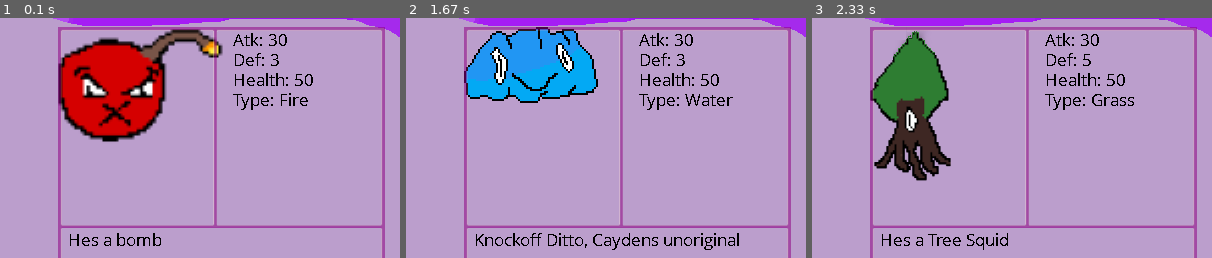
Above: before the commit, frames 1-3 (left to right).
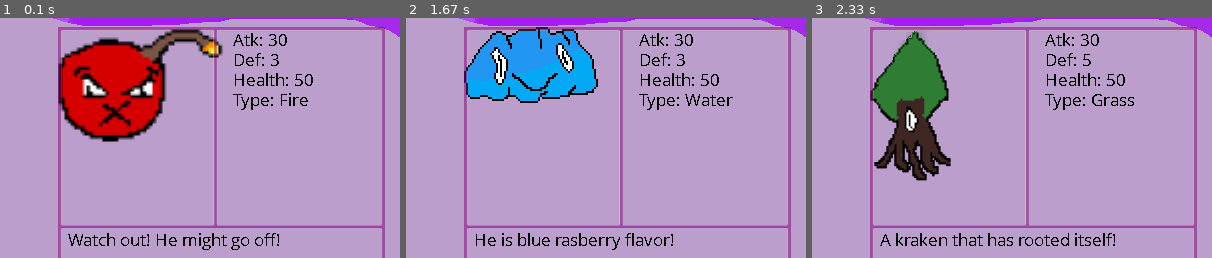
Above: after the commit, the same moments.

Repository: Redwards02/Pokemon-Group-Project
Game: pygame game, started from group project/PokemonLoops.py
Same seed, same stepped clock (60 frames per second), same inputs: the game is played once before the commit and once after it.
Inputs:
- Up to frame 1 (0.1 s): no input
- Up to frame 2 (1.67 s): hold Right 0.33-0.8 s; hold Up 0.83-1.13 s; hold Right 1.17-1.63 s
- Up to frame 3 (2.33 s): hold Left 1.67-2.2 s; hold Down from 2.23 s (still down)
The pictures show only the part of the screen within x 43-93%, y 9-59%; the shares and areas given below are measured in that part.

The runs differ from the first frame. In frame 1, 0.9% of the frame differs, in the area x 17-70%, y 89-97%; in frame 2, 1.1%, in the area x 17-84%, y 89-97%; in frame 3, 1.0%.

Commit message:
Add files via upload

Diff:
--- a/group project/fight.py
+++ b/group project/fight.py
@@ -189,7 +189,7 @@
             return "Nabomb used Fiery Inferno"
 
     def getDescription(self):
-        return "Hes a bomb"
+        return "Watch out! He might go off!"
 
 class Gelator(Pokemon):
     def __init__(self, name = "Gelator", types='Water', atk=30, defense=3, health=50, img = gelatorImg, moveNames = ["Water Gun", "Gelatinous Wave", "Lime Jelly Power", "JelliBomb"],moveImgs = ['WaterGun.png', 'GelatnousWave.png','LimeJellyPower.png','JelliBomb.png']):
@@ -207,7 +207,7 @@
             return "Gelator used JelliBomb"
 
     def getDescription(self):
-        return "Knockoff Ditto, Caydens unoriginal"
+        return "He is blue rasberry flavor!"
 
 class Kroaken(Pokemon):
     def __init__(self,name = 'Kroaken', types='Grass', atk=30, defense=5, health=50, img = kroakenImg, moveNames = ["Vine Whip", "Pine Cone Throw", "Oaky Venom", "Log Smash"], moveImgs =['VineWhip.png','PineConeThrow.png','OakyVenom.png','LogSmash.png'], ballImg = "KroakenBall.png"):
@@ -227,7 +227,7 @@
             return "Kroaken used Log Smash"
 
     def getDescription(self):
-        return "Hes a Tree Squid"
+        return "A kraken that has rooted itself!"
 
 class Eric(Pokemon):
     def __init__(self,name = 'Eric', types='Ghost', atk=30, defense=1, health=50, img = ericImg, moveNames = ["Spirit Bomb", "Absentee Father", "Caspers Revenge", "Spooky Mist"], moveImgs = ['SpiritBomb.png', 'AbsentFather.png','CaspersRevenge.png','SpookyMist.png']):
@@ -245,7 +245,7 @@
             return "Eric used Spooky Mist"
 
     def getDescription(self):
-        return "RIP Eric"
+        return "Had a rough life, not much to say"
 
 class Nachos(Pokemon):
     def __init__(self,name = 'Nachos', types='Psychic', atk=30, defense=5, health=50, img = nachosImg, moveNames = ["To …(183 unchanged characters)…
@@ -263,7 +263,7 @@
         elif attackIndex == 3:
             return "Nachos used Spicy Jalepeno Surprise"
     def getDescription(self):
-        return "Hes a nacho"
+        return "His favorite food in the world is nachos!"
 
 class Brickdoop(Pokemon):
     def __init__(self,name = 'Brickdoop', types='Rock', atk=30, defense=3, health=50, img = brickdoopImg, moveNames = ["Brick Throw", "Big Brick", "Brick Bomb", "Brick Smash"], moveImgs = ['BrickThrow.png','BigBrick.png','BrickBomb.png','BrickSmash.png']):
@@ -282,7 +282,7 @@
             return "Brickdoop used Brick Smash"
 
     def getDescription(self):
-        return "Hes a brick"
+        return "Watch out hes got a brick!"
 
 class Bottlerocker(Pokemon):
     def __init__(self, name = 'Bottlerocker', types='Flying', atk=30, defense=6, health=50, img = bottlerockerImg, moveNames = ["Big Bang", "Gust", "Supersonic Boom", "Air Strike"], moveImgs = ['BigBang.png','Gust.png','SonicBoom.png','AirStrike.png']):
@@ -301,7 +301,7 @@
             return "Bottlerocker used Air Strike"
 
     def getDescription(self):
-        return "Hes a bottlerocket, Caydens favorite"
+        return "A firework with a personality!"
 
 class Dracolich(Pokemon):
     def __init__(self,name = 'Dracolich', types='Dragon', atk=30, defense=4, health=50, img = dracolichImg, moveNames = ["Dragon Dance", "Fire Breath", "Dragon Hammer", "Desolation of Smaug"], moveImgs = ['DragonDance.png', 'FireBreath.png','DragonHammer.png','DesolationOfSmough.png']):
@@ -320,4 +320,4 @@
             return "Dracolich used Desolation of Smaug"
 
     def getDescription(self):
-        return "Hes a dracolich, Caydens unoriginal"
+        return "A dragon that has risen from the dead!"
